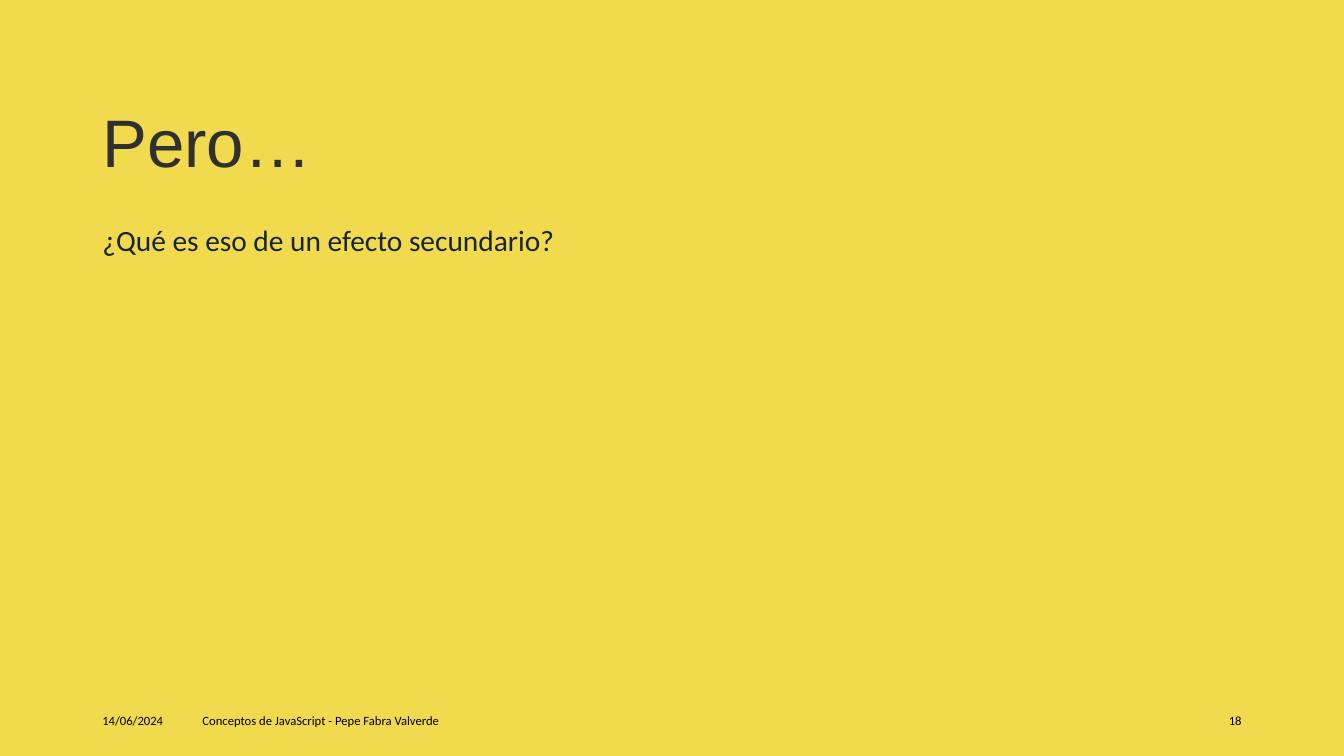
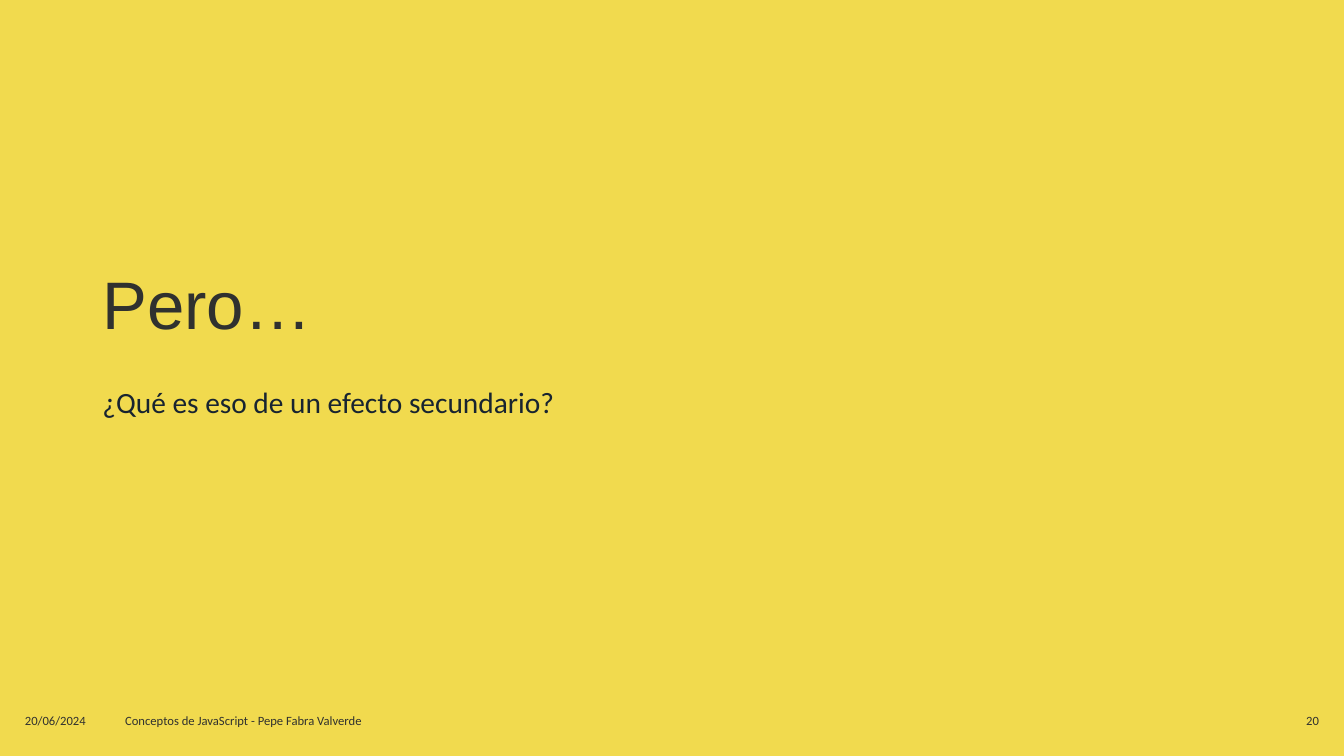
Before and after one commit to jofaval/talks-about, a slide deck: slide 20 of concepts-of-js/conceps-of-js.es.pptx (slide 18 before the commit). Drawn at 1344x756 pixels with LibreOffice and Linux fonts; fonts in the diff are those of the drawing. Boxes give left, top, right and bottom in pixels: in the first picture for what was removed or moved away, otherwise in the second. Text is boxed around its words. In the diff, an @@ line names an element or a change of style, - is before the commit and + after.

```diff
--- a/concepts-of-js/conceps-of-js.es.pptx
+++ b/concepts-of-js/conceps-of-js.es.pptx
@@ title "Pero…": place and size @@
-title "Pero…" at box(102, 120, 311, 168)
+title "Pero…" at box(102, 282, 311, 330)
@@ text "¿Qué es eso de un ...": place and size @@
-text "¿Qué es eso de un ..." at box(102, 230, 554, 256)
+text "¿Qué es eso de un ..." at box(102, 392, 554, 418)
@@ text at box(25, 716, 86, 726): text changed; text colour #000000 to #30312F @@
-14/06/2024
+20/06/2024
@@ text "Conceptos de JavaScript - Pepe ...": place and size @@
-text "Conceptos de JavaScript - Pepe ..." at box(202, 716, 439, 727)
+text "Conceptos de JavaScript - Pepe ..." at box(125, 716, 361, 727)
@@ text "Conceptos de JavaScript - Pepe ..." at box(125, 716, 361, 727): text colour #000000 to #30312F @@
@@ page number removed at box(1229, 716, 1242, 725) @@
-18
@@ page number added at box(1306, 717, 1319, 725), 9 pt, text #30312F @@
+20
```
Also in this commit, not shown: 119 other slides changed, 12 slides added, 10 slides removed, 21 other files.
